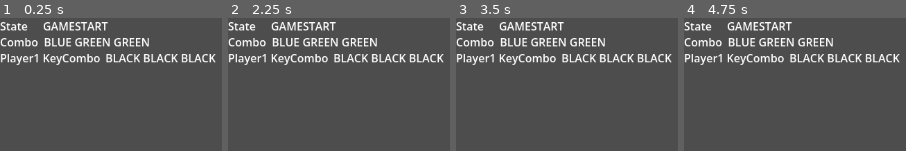
Above: before the commit, frames 1-4 (left to right).
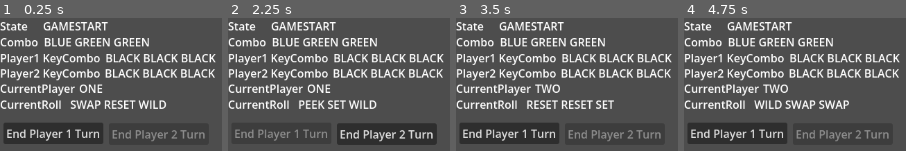
Above: after the commit, the same moments.

Repository: KevinStirling/black_ice
Game: Godot game, scene res://test.tscn
The game is run twice, just before and just after one commit, with the same random seed, the same clock (stepped at 60 frames per second) and the same inputs. The project has no main scene, so this scene is started directly.
Inputs (mouse positions are in pixels of both pictures, inside the frame that each line leads up to):
- Up to frame 1 (0.25 s): no input
- Up to frame 2 (2.25 s): click (281, 133) at 0.5 s, where only the run after the commit has a clickable "End Player 1 Turn"; click (387, 133) at 1.25 s, where only the run after the commit has a clickable "End Player 2 Turn"; click (281, 133) at 2 s, where only the run after the commit has a clickable "End Player 1 Turn"
- Up to frame 3 (3.5 s): click (615, 133) at 2.75 s, where only the run after the commit has a clickable "End Player 2 Turn"
- Up to frame 4 (4.75 s): click (737, 133) at 3.5 s, where only the run after the commit has a clickable "End Player 1 Turn"; click (843, 133) at 4.25 s, where only the run after the commit has a clickable "End Player 2 Turn"

The runs differ from the first frame. In frame 1, 15% of the frame differs, in the area x 0-97%, y 38-95%; in frame 2, 15%; in frame 3, 15%; in frame 4, 15%.

Commit message:
feat: very basic turn manager

Diff:
--- /dev/null
+++ b/scripts/dice.gd
@@ -0,0 +1,24 @@
+class_name Dice
+extends Node
+
+enum Faces {
+	PEEK,
+	SWAP,
+	SET,
+	RESET,
+	COPY,
+	WILD,
+}
+
+var quantity: int = 3
+var current_roll: Array[int] = []
+
+
+func roll() -> void:
+	%CurrentRollValue.text = ""
+	var result: Array[int] = []
+	for i in quantity:
+		result.append(randi_range(0, Faces.size() - 1))
+		%CurrentRollValue.text = %CurrentRollValue.text + " " + Faces.keys()[result[i]]
+
+	current_roll = result
--- /dev/null
+++ b/scripts/end_turn_button.gd
@@ -0,0 +1,14 @@
+extends Button
+
+var player: Player
+
+
+func _ready() -> void:
+	player = get_parent()
+	connect("pressed", turn_end)
+
+
+func turn_end() -> void:
+	if player.is_active:
+		disabled = true
+		player.turn_end()
--- a/scripts/game_manager.gd
+++ b/scripts/game_manager.gd
@@ -2,6 +2,7 @@
 extends Node
 
 signal GameStart(combo_size: int)
+signal TurnStart(player: Player.PlayerNum)
 
 enum State {
 	PREGAME,
@@ -32,6 +33,7 @@
 	set(value):
 		game_state = value
 		%StateValue.text = State.keys()[value]
+var current_turn: Player.PlayerNum = Player.PlayerNum.ONE
 
 
 func _ready() -> void:
@@ -45,10 +47,20 @@
 	game_state = State.GAMESTART
 	set_combo()
 	emit_signal("GameStart", combo_size)
+	next_turn(true)
+
+
+func next_turn(is_start: bool = false) -> void:
+	if !is_start:
+		if current_turn == Player.PlayerNum.ONE:
+			current_turn = Player.PlayerNum.TWO
+		else:
+			current_turn = Player.PlayerNum.ONE
+	emit_signal("TurnStart", current_turn)
 
 
 func set_combo() -> void:
 	for i in combo_size:
 		## choose random values from ComboColor range excluding 0 (black means empty)
-		combo.append(randi_range(1, 5))
+		combo.append(randi_range(1, ComboColor.size() - 1))
 		%ComboValue.text = %ComboValue.text + " " + ComboColor.keys()[combo[i]]
--- a/scripts/player.gd
+++ b/scripts/player.gd
@@ -7,6 +7,9 @@
 }
 
 @export var player: PlayerNum = PlayerNum.ONE
+@export var is_cpu: bool = false
+# TODO would like a nicer way to manage the state of the players ui
+@export var end_turn_button: Button
 
 var key_combo: Array[int]:
 	get:
@@ -15,10 +18,19 @@
 		key_combo = value
 		if player == PlayerNum.ONE:
 			%Player1KeyComboValue.text = _get_color_from_enum_int(value)
+		else:
+			%Player2KeyComboValue.text = _get_color_from_enum_int(value)
+var is_active: bool = false:
+	get:
+		return is_active
+	set(value):
+		is_active = value
+		%CurrentPlayerValue.text = PlayerNum.keys()[player]
 
 
 func _ready() -> void:
 	%GameManager.connect("GameStart", reset_key_combo)
+	%GameManager.connect("TurnStart", turn_start)
 
 
 func reset_key_combo(combo_size: int) -> void:
@@ -27,6 +39,20 @@
 	for i in combo_size:
 		c.append(GameManager.ComboColor.BLACK)
 	key_combo = c
+
+
+func turn_start(p_turn: PlayerNum) -> void:
+	if p_turn != player:
+		return
+	print("player " + PlayerNum.keys()[player] + " is active")
+	is_active = true
+	end_turn_button.disabled = false
+	%Dice.roll()
+
+
+func turn_end() -> void:
+	%GameManager.next_turn()
+	is_active = false
 
 
 func _get_color_from_enum_int(value: Array[int]) -> String:
--- a/test.tscn
+++ b/test.tscn
@@ -2,6 +2,8 @@
 
 [ext_resource type="Script" uid="uid://fmu3swrrwv5k" path="res://scripts/game_manager.gd" id="1_37kl0"]
 [ext_resource type="Script" uid="uid://1xrcmhm3iqqp" path="res://scripts/player.gd" id="2_8uh7m"]
+[ext_resource type="Script" uid="uid://b0k1bwww7cga2" path="res://scripts/dice.gd" id="3_6uqi0"]
+[ext_resource type="Script" uid="uid://uo0r8k5wpkmg" path="res://scripts/end_turn_button.gd" id="3_ppyta"]
 
 [node name="Node2D" type="Node2D" unique_id=823096755]
 
@@ -51,5 +53,72 @@
 offset_right = 192.0
 offset_bottom = 23.0
 
-[node name="Player1" type="Node" parent="GameManager" unique_id=1113075092]
+[node name="Player2KeyComboLabel" type="Label" parent="GameManager/DebugLabel" unique_id=1318151717]
+offset_top = 68.0
+offset_right = 40.0
+offset_bottom = 91.0
+text = "Player2 KeyCombo"
+
+[node name="Player2KeyComboValue" type="Label" parent="GameManager/DebugLabel/Player2KeyComboLabel" unique_id=1426986086]
+unique_name_in_owner = true
+layout_mode = 0
+offset_left = 151.0
+offset_right = 191.0
+offset_bottom = 23.0
+
+[node name="CurrentPlayerLabel" type="Label" parent="GameManager/DebugLabel" unique_id=127731786]
+offset_top = 90.0
+offset_right = 40.0
+offset_bottom = 113.0
+text = "CurrentPlayer"
+
+[node name="CurrentPlayerValue" type="Label" parent="GameManager/DebugLabel/CurrentPlayerLabel" unique_id=448245385]
+unique_name_in_owner = true
+layout_mode = 0
+offset_left = 114.0
+offset_right = 154.0
+offset_bottom = 23.0
+
+[node name="CurrentRollLabel" type="Label" parent="GameManager/DebugLabel" unique_id=632024746]
+offset_top = 113.0
+offset_right = 94.0
+offset_bottom = 136.0
+text = "CurrentRoll"
+
+[node name="CurrentRollValue" type="Label" parent="GameManager/DebugLabel/CurrentRollLabel" unique_id=1517828456]
+unique_name_in_owner = true
+layout_mode = 0
+offset_left = 97.0
+offset_right = 137.0
+offset_bottom = 23.0
+
+[node name="Player1" type="Node" parent="GameManager" unique_id=1113075092 node_paths=PackedStringArray("end_turn_button")]
 script = ExtResource("2_8uh7m")
+end_turn_button = NodePath("EndTurnButton")
+
+[node name="EndTurnButton" type="Button" parent="GameManager/Player1" unique_id=1393807317]
+offset_left = 5.0
+offset_top = 151.0
+offset_right = 83.0
+offset_bottom = 182.0
+text = "End Player 1 Turn"
+script = ExtResource("3_ppyta")
+
+[node name="Player2" type="Node" parent="GameManager" unique_id=1737283758 node_paths=PackedStringArray("end_turn_button")]
+script = ExtResource("2_8uh7m")
+player = 1
+is_cpu = true
+end_turn_button = NodePath("EndTurnButton")
+
+[node name="EndTurnButton" type="Button" parent="GameManager/Player2" unique_id=848406138]
+offset_left = 157.0
+offset_top = 152.0
+offset_right = 301.0
+offset_bottom = 183.0
+disabled = true
+text = "End Player 2 Turn"
+script = ExtResource("3_ppyta")
+
+[node name="Dice" type="Node" parent="GameManager" unique_id=2143775409]
+unique_name_in_owner = true
+script = ExtResource("3_6uqi0")
Not shown, added: scripts/dice.gd.uid
Not shown, added: scripts/end_turn_button.gd.uid
